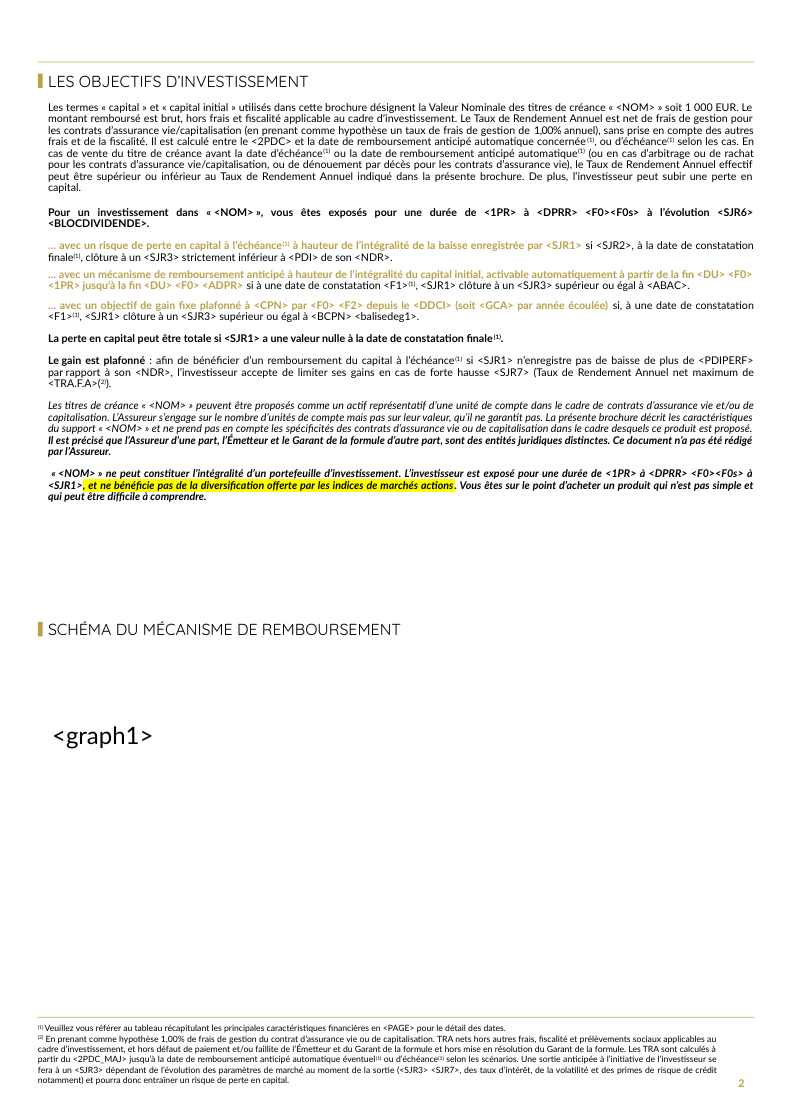
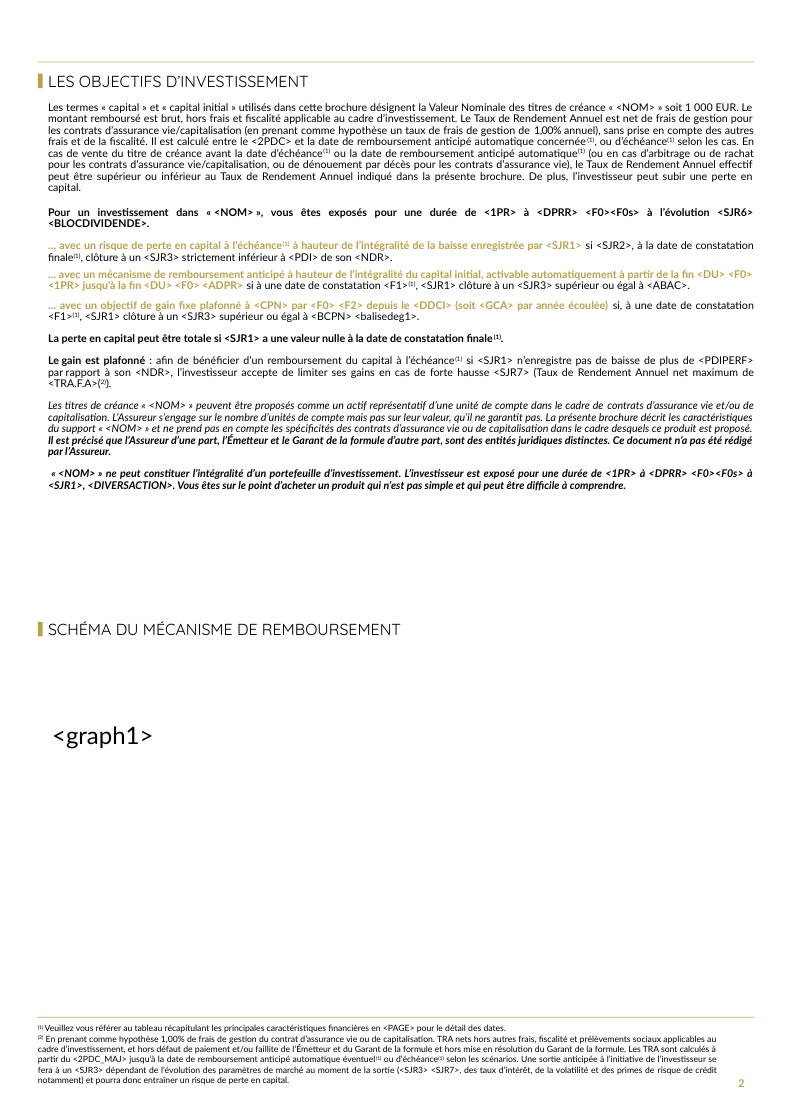
Before and after one commit to guillaumejacquin/Moulinette_Brochure_Equitim, a slide deck: slide 2 of Templates/BNP.pptx. Drawn at 792x1120 pixels with LibreOffice and Linux fonts; fonts in the diff are those of the drawing; background and template pictures are left out. Boxes give left, top, right and bottom in pixels: in the first picture for what was removed or moved away, otherwise in the second. Text is boxed around its words. In the diff, an @@ line names an element or a change of style, - is before the commit and + after.

```diff
--- a/Templates/BNP.pptx
+++ b/Templates/BNP.pptx
@@ text at bbox=[48, 469, 753, 491]: text changed @@
-        « <NOM> » ne peut constituer l’intégralité d’un portefeuille d’investissement. L’investisseur est exposé pour une durée de <1PR> à <DPRR> <F0><F0s> à <SJR1>, et ne bénéficie pas de la diversification offerte par les indices de marchés actions. Vous êtes sur le point d’acheter un produit qui n’est pas simple et qui peut être difficile à comprendre.
+        « <NOM> » ne peut constituer l’intégralité d’un portefeuille d’investissement. L’investisseur est exposé pour une durée de <1PR> à <DPRR> <F0><F0s> à <SJR1>, <DIVERSACTION>. Vous êtes sur le point d’acheter un produit qui n’est pas simple et qui peut être difficile à comprendre.
```
Also in this commit, not shown: 3 other slides changed, 11 other files.
